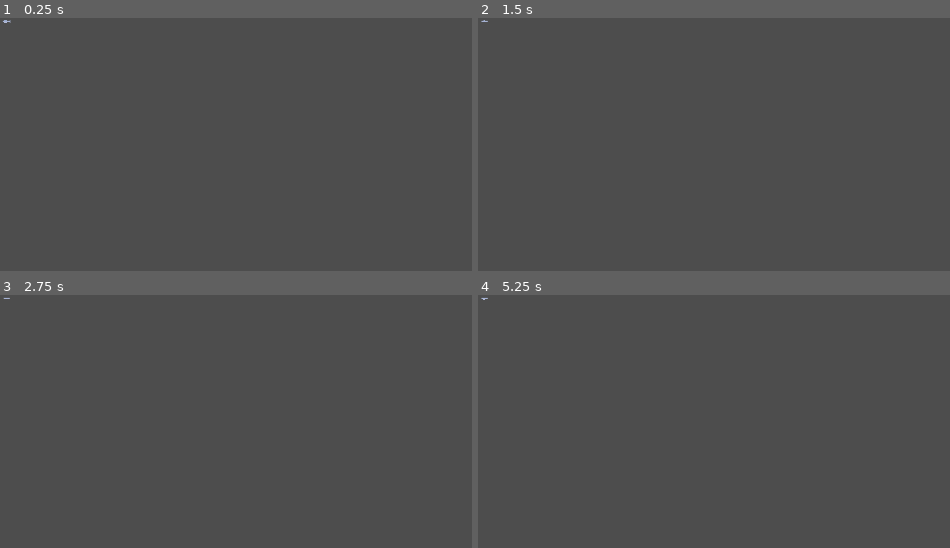
Above: before the commit, frames 1-4 (two rows, left to right).
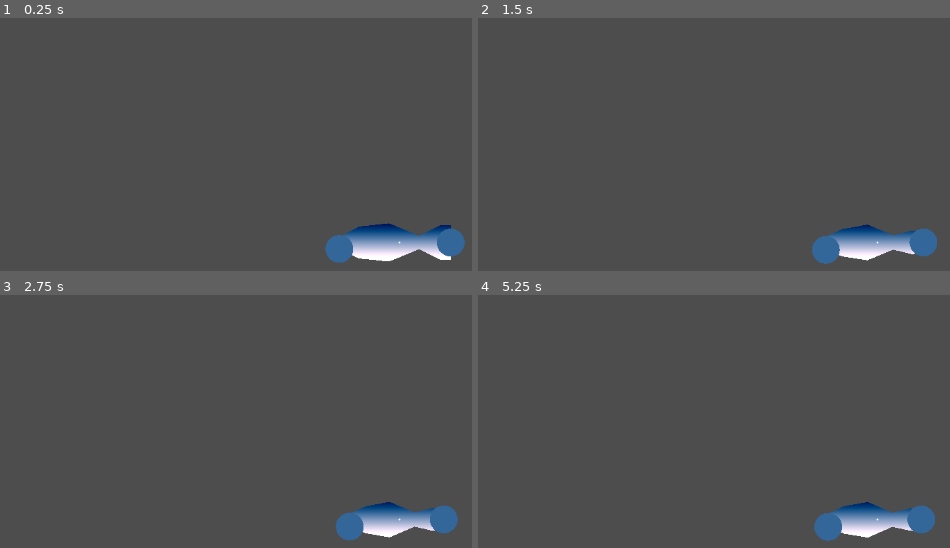
Above: after the commit, the same moments.

Repository: FromAriel/Experiments
Game: Godot game, scene res://scenes/SoftBodyFishPrototype.tscn
Same seed, same stepped clock (60 frames per second), same inputs: the game is played once before the commit and once after it.
Inputs (mouse positions are in pixels of both pictures, inside the frame that each line leads up to):
- Up to frame 1 (0.25 s): no input
- Up to frame 2 (1.5 s): move the mouse to (outside the picture) at 0.52 s; click (outside the picture) at 0.67 s; drag from (718, 265) to (outside the picture) at 1.27 s
- Up to frame 3 (2.75 s): tap Enter at 2 s; move the mouse to (outside the picture) at 2.02 s; click (outside the picture) at 2.17 s
- Up to frame 4 (5.25 s): tap Space at 2.75, 4.25 s; drag from (outside the picture) to (638, 451) at 2.77 s; tap Enter at 3.5, 5 s; move the mouse to (outside the picture) at 3.52 s; click (outside the picture) at 3.67 s; drag from (638, 451) to (756, 406) at 4.27 s; move the mouse to (916, 520) at 5.02 s; click (916, 520) at 5.17 s

The runs differ from the first frame. In frame 1, 3.3% of the frame differs, in the area x 0-99%, y 0-97%; in frame 2, 2.7%; in frame 3, 2.6%; in frame 4, 2.6%.

Commit message:
feat(prototype): interactive softbody fish controls

Diff:
--- a/BOIDFIsh/prototypes/softbody_fish/scenes/SoftBodyFishPrototype.tscn
+++ b/BOIDFIsh/prototypes/softbody_fish/scenes/SoftBodyFishPrototype.tscn
@@ -1,6 +1,10 @@
-[gd_scene load_steps=2 format=3]
+[gd_scene load_steps=4 format=3]
 
 [ext_resource type="Script" path="res://scripts/SoftBodyFish.gd" id="1"]
 
 [node name="SoftBodyFish" type="Node2D"]
 script = ExtResource("1")
+
+[node name="HeadControl" type="Node2D" parent="."]
+
+[node name="TailControl" type="Node2D" parent="."]
--- a/BOIDFIsh/prototypes/softbody_fish/scripts/SoftBodyFish.gd
+++ b/BOIDFIsh/prototypes/softbody_fish/scripts/SoftBodyFish.gd
@@ -1,4 +1,4 @@
-# gdlint:disable = class-variable-name,function-name
+# gdlint:disable = class-variable-name,function-name,class-definitions-order
 ###############################################################
 # BOIDFIsh/prototypes/softbody_fish/scripts/SoftBodyFish.gd
 # Key Classes      • SoftBodyFish – simple soft-body fish demo
@@ -27,41 +27,69 @@
     Vector2(4, 4.5),
     Vector2(4, 5.5)
 ]
+const FB_SCALE: float = 15.0
+const FB_HEAD_IDX: int = 0
+const FB_TAIL_IDXS: Array[int] = [5, 6]
+const FB_DIAGONALS: Array = [[2, 9], [3, 8]]
 
 @export var FB_spring_strength_IN: float = 10.0
+@export var FB_head_strength_IN: float = 12.0
+@export var FB_tail_strength_IN: float = 8.0
+@export var FB_diag_strength_IN: float = 10.0
 @export var FB_radial_strength_IN: float = 5.0
 @export_range(0.5, 1.0, 0.01) var FB_damping_IN: float = 0.9
 @export var FB_gravity_IN: float = 0.0
 @export var FB_wobble_amp_IN: float = 0.4
 @export var FB_breath_amp_IN: float = 0.2
+@export var FB_gizmo_radius_IN: float = 20.0
+@onready var FB_head_node_RD: Node2D = $HeadControl
+@onready var FB_tail_node_RD: Node2D = $TailControl
 
 var FB_nodes_UP: Array[Vector2] = []
 var FB_node_vels_UP: Array[Vector2] = []
 var FB_rest_nodes_SH: Array[Vector2] = []
 var FB_head_ctrl_UP: Vector2 = Vector2.ZERO
 var FB_tail_ctrl_UP: Vector2 = Vector2.ZERO
+var FB_head_drag_UP: bool = false
+var FB_tail_drag_UP: bool = false
 var _mat: ShaderMaterial
 
 
 func _ready() -> void:
     _init_nodes()
+    position = get_viewport_rect().size * 0.5
     _mat = ShaderMaterial.new()
     _mat.shader = load("res://shaders/soft_body_fish.gdshader")
     material = _mat
+    set_process_input(true)
 
 
 func _init_nodes() -> void:
     FB_nodes_UP.clear()
     FB_node_vels_UP.clear()
     FB_rest_nodes_SH.clear()
+    var scaled: Array[Vector2] = []
     for pt in FB_COORDS:
-        FB_nodes_UP.append(pt)
+        scaled.append(pt * FB_SCALE)
+    var centroid: Vector2 = Vector2.ZERO
+    for i in range(scaled.size() - 1):
+        centroid += scaled[i]
+    centroid /= scaled.size() - 1
+    for p in scaled:
+        var adj: Vector2 = p - centroid
+        FB_nodes_UP.append(adj)
         FB_node_vels_UP.append(Vector2.ZERO)
-        FB_rest_nodes_SH.append(pt)
+        FB_rest_nodes_SH.append(adj)
+    FB_head_node_RD.position = FB_rest_nodes_SH[FB_HEAD_IDX]
+    FB_tail_node_RD.position = (
+        (FB_rest_nodes_SH[FB_TAIL_IDXS[0]] + FB_rest_nodes_SH[FB_TAIL_IDXS[1]]) * 0.5
+    )
 
 
 func _process(delta: float) -> void:
     _physics_step(delta)
+    FB_head_node_RD.position = FB_nodes_UP[FB_HEAD_IDX]
+    FB_tail_node_RD.position = (FB_nodes_UP[FB_TAIL_IDXS[0]] + FB_nodes_UP[FB_TAIL_IDXS[1]]) * 0.5
     queue_redraw()
 
 
@@ -77,8 +105,12 @@
         var wob: float = sin(time_now * 0.8 + float(i)) * FB_wobble_amp_IN
         var breath: float = sin(time_now + float(i) * 0.1) * FB_breath_amp_IN
         var target: Vector2 = base + Vector2(0, wob + breath)
-
-        var spring: Vector2 = ((prev + next) * 0.5 - pos) * FB_spring_strength_IN * delta
+        var strength: float = FB_spring_strength_IN
+        if i == FB_HEAD_IDX:
+            strength = FB_head_strength_IN
+        elif FB_TAIL_IDXS.has(i):
+            strength = FB_tail_strength_IN
+        var spring: Vector2 = ((prev + next) * 0.5 - pos) * strength * delta
         var radial: Vector2 = (target - pos) * FB_radial_strength_IN * delta
         var grav: Vector2 = Vector2.DOWN * FB_gravity_IN * delta
         vel += spring + radial + grav
@@ -87,6 +119,15 @@
         FB_nodes_UP[i] = pos
         FB_node_vels_UP[i] = vel
 
+    for pair in FB_DIAGONALS:
+        var a: int = pair[0]
+        var b: int = pair[1]
+        var diff: Vector2 = FB_nodes_UP[b] - FB_nodes_UP[a]
+        var rest_diff: Vector2 = FB_rest_nodes_SH[b] - FB_rest_nodes_SH[a]
+        var force: Vector2 = (diff - rest_diff) * FB_diag_strength_IN * delta
+        FB_node_vels_UP[a] += force
+        FB_node_vels_UP[b] -= force
+
 
 func _draw() -> void:
     var points: PackedVector2Array = PackedVector2Array(FB_nodes_UP)
@@ -94,3 +135,38 @@
     for p in FB_nodes_UP:
         uvs.append(p * 0.05 + Vector2(0.5, 0.5))
     draw_polygon(points, [], uvs)
+    draw_circle(FB_head_node_RD.position, FB_gizmo_radius_IN, Color.RED)
+    draw_circle(FB_tail_node_RD.position, FB_gizmo_radius_IN, Color.GREEN)
+
+
+func _input(event: InputEvent) -> void:
+    if event is InputEventMouseButton and event.button_index == MOUSE_BUTTON_LEFT:
+        var local_pos: Vector2 = to_local(event.position)
+        if event.pressed:
+            if FB_head_node_RD.position.distance_to(local_pos) <= FB_gizmo_radius_IN:
+                FB_head_drag_UP = true
+            elif FB_tail_node_RD.position.distance_to(local_pos) <= FB_gizmo_radius_IN:
+                FB_tail_drag_UP = true
+        else:
+            FB_head_drag_UP = false
+            FB_tail_drag_UP = false
+    elif event is InputEventMouseMotion:
+        var local_pos: Vector2 = to_local(event.position)
+        if FB_head_drag_UP:
+            FB_head_node_RD.position = local_pos
+            FB_nodes_UP[FB_HEAD_IDX] = local_pos
+            FB_node_vels_UP[FB_HEAD_IDX] = Vector2.ZERO
+        elif FB_tail_drag_UP:
+            for idx in FB_TAIL_IDXS:
+                FB_nodes_UP[idx] = local_pos
+                FB_node_vels_UP[idx] = Vector2.ZERO
+            FB_tail_node_RD.position = local_pos
+
+    var hover_pos: Vector2 = to_local(get_viewport().get_mouse_position())
+    if (
+        FB_head_node_RD.position.distance_to(hover_pos) <= FB_gizmo_radius_IN
+        or FB_tail_node_RD.position.distance_to(hover_pos) <= FB_gizmo_radius_IN
+    ):
+        Input.set_default_cursor_shape(Input.CURSOR_POINTING_HAND)
+    else:
+        Input.set_default_cursor_shape(Input.CURSOR_ARROW)
Not shown, changed: BOIDFIsh/CHANGE_LOG.md
Not shown, changed: BOIDFIsh/TODO.md
